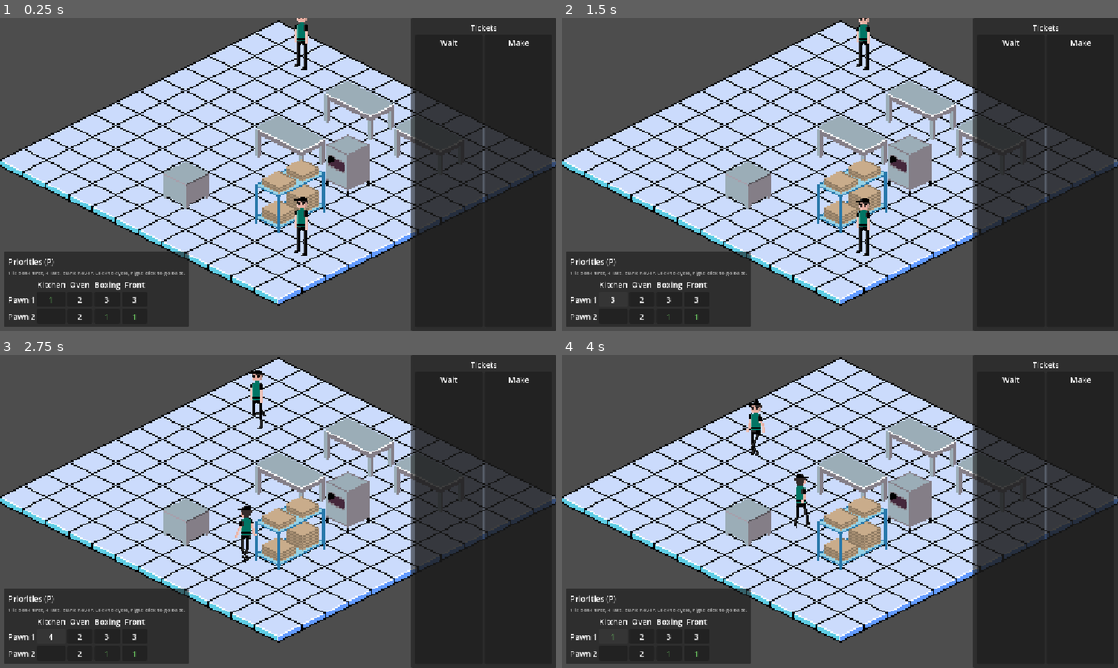
Above: before the commit, frames 1-4 (two rows, left to right).
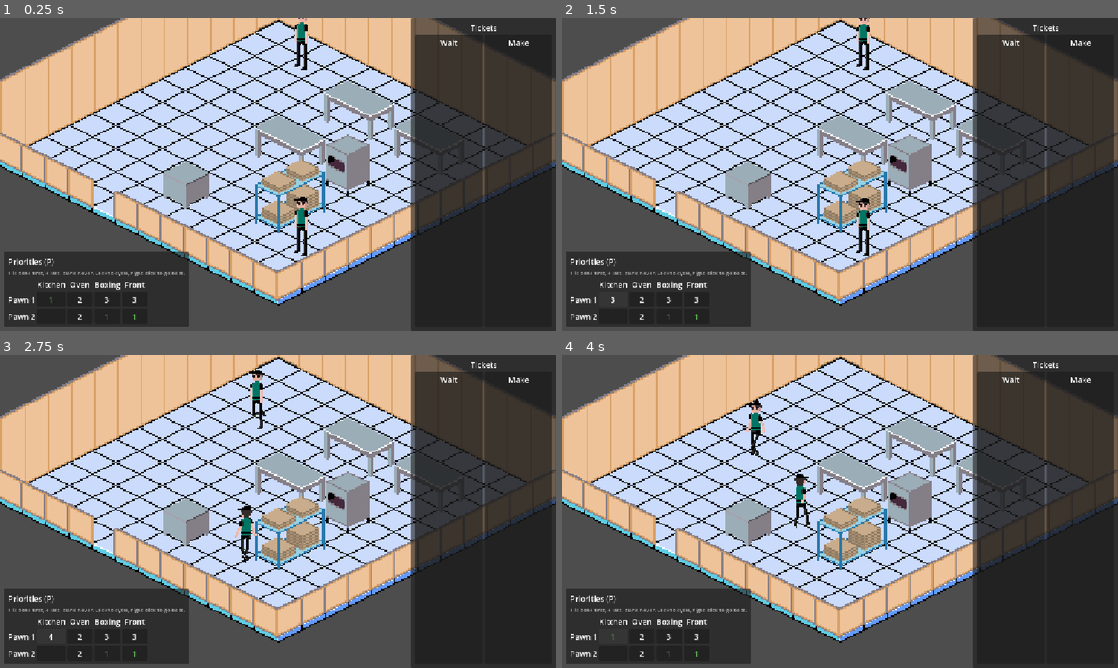
Above: after the commit, the same moments.

Repository: Evil-As-Shit/P-Za
Game: Godot game, scene res://scenes/world/world.tscn
Two runs of this game, one before a commit and one after it. Both use one fixed random seed, a clock stepped at 60 frames per second and the inputs below.
Inputs (mouse positions are in pixels of both pictures, inside the frame that each line leads up to):
- Up to frame 1 (0.25 s): no input
- Up to frame 2 (1.5 s): click "1" at 0.5 s; click "2" at 1.25 s
- Up to frame 3 (2.75 s): click "3" at 2 s
- Up to frame 4 (4 s): click "4" at 2.75 s; click (612, 636) at 3.52 s

The runs differ from the first frame. In frame 1, 25% of the frame differs, in the area x 0-100%, y 0-91%; in frame 2, 25%; in frame 3, 25%; in frame 4, 25%.

Commit message:
Add walls around the shop floor with a cutaway toggle (C)

Diff:
--- a/project.godot
+++ b/project.godot
@@ -50,6 +50,11 @@
 "events": Array[InputEvent]([Object(InputEventKey,"resource_local_to_scene":false,"resource_name":"","device":-1,"windo …(208 unchanged characters)…
 ])
 }
+toggle_walls={
+"deadzone": 0.2,
+"events": Array[InputEvent]([Object(InputEventKey,"resource_local_to_scene":false,"resource_name":"","device":-1,"window_id":0,"alt_pressed":false,"shift_pressed":false,"ctrl_pressed":false,"meta_pressed":false,"pressed":false,"keycode":0,"physical_keycode":67,"key_label":0,"unicode":0,"location":0,"echo":false,"script":null)
+])
+}
 toggle_priorities={
 "deadzone": 0.2,
 "events": Array[InputEvent]([Object(InputEventKey,"resource_local_to_scene":false,"resource_name":"","device":-1,"windo …(208 unchanged characters)…
--- /dev/null
+++ b/resources/walls/plain_wall.tres
@@ -0,0 +1,55 @@
+[gd_resource type="Resource" script_class="WallStyle" format=3]
+
+[ext_resource type="Script" path="res://scripts/world/wall_style.gd" id="1_style"]
+[ext_resource type="Texture2D" path="res://Assets/Sprites/walls_sheet.png" id="2_sheet"]
+
+[sub_resource type="AtlasTexture" id="AtlasTexture_back_corner"]
+atlas = ExtResource("2_sheet")
+region = Rect2(30, 9, 36, 63)
+
+[sub_resource type="AtlasTexture" id="AtlasTexture_back_left"]
+atlas = ExtResource("2_sheet")
+region = Rect2(94, 10, 20, 62)
+
+[sub_resource type="AtlasTexture" id="AtlasTexture_back_right"]
+atlas = ExtResource("2_sheet")
+region = Rect2(174, 10, 20, 62)
+
+[sub_resource type="AtlasTexture" id="AtlasTexture_front_corner"]
+atlas = ExtResource("2_sheet")
+region = Rect2(222, 18, 36, 64)
+
+[sub_resource type="AtlasTexture" id="AtlasTexture_front_left"]
+atlas = ExtResource("2_sheet")
+region = Rect2(93, 102, 19, 64)
+
+[sub_resource type="AtlasTexture" id="AtlasTexture_front_right"]
+atlas = ExtResource("2_sheet")
+region = Rect2(174, 102, 19, 64)
+
+[sub_resource type="AtlasTexture" id="AtlasTexture_front_left_cut"]
+atlas = ExtResource("2_sheet")
+region = Rect2(31, 138, 19, 28)
+
+[sub_resource type="AtlasTexture" id="AtlasTexture_front_right_cut"]
+atlas = ExtResource("2_sheet")
+region = Rect2(238, 138, 19, 28)
+
+[resource]
+script = ExtResource("1_style")
+back_left = SubResource("AtlasTexture_back_left")
+back_left_offset = Vector2(-18, -65)
+back_right = SubResource("AtlasTexture_back_right")
+back_right_offset = Vector2(-2, -65)
+back_corner = SubResource("AtlasTexture_back_corner")
+back_corner_offset = Vector2(-18, -66)
+front_left = SubResource("AtlasTexture_front_left")
+front_left_offset = Vector2(-19, -57)
+front_right = SubResource("AtlasTexture_front_right")
+front_right_offset = Vector2(-2, -57)
+front_corner = SubResource("AtlasTexture_front_corner")
+front_corner_offset = Vector2(-18, -57)
+front_left_cut = SubResource("AtlasTexture_front_left_cut")
+front_left_cut_offset = Vector2(-18, -21)
+front_right_cut = SubResource("AtlasTexture_front_right_cut")
+front_right_cut_offset = Vector2(-2, -21)
--- a/scenes/world/world.tscn
+++ b/scenes/world/world.tscn
@@ -17,6 +17,8 @@
 [ext_resource type="Resource" path="res://resources/station_roles/boxing.tres" id="21_boxing_role"]
 [ext_resource type="Resource" path="res://resources/station_roles/pickup.tres" id="22_pickup_role"]
 [ext_resource type="PackedScene" path="res://scenes/ui/station_panel.tscn" id="23_station_panel"]
+[ext_resource type="Script" path="res://scripts/world/shop_walls.gd" id="24_walls"]
+[ext_resource type="Resource" path="res://resources/walls/plain_wall.tres" id="25_wall_style"]
 [ext_resource type="Script" path="res://scripts/tasks/work_type.gd" id="15_work_type"]
 [ext_resource type="Resource" path="res://resources/work_types/kitchen.tres" id="16_kitchen"]
 [ext_resource type="Resource" path="res://resources/work_types/oven.tres" id="17_oven"]
@@ -34,6 +36,12 @@
 
 [node name="Entities" type="Node2D" parent="."]
 y_sort_enabled = true
+
+[node name="Walls" type="Node2D" parent="Entities"]
+y_sort_enabled = true
+script = ExtResource("24_walls")
+style = ExtResource("25_wall_style")
+doors = Array[Vector3i]([Vector3i(4, 11, 2)])
 
 [node name="PrepTable" parent="Entities" instance=ExtResource("5_station")]
 data = ExtResource("6_table")
--- /dev/null
+++ b/scripts/world/shop_walls.gd
@@ -0,0 +1,86 @@
+class_name ShopWalls
+extends Node2D
+## Walls around the edge of the shop floor. A wall stands on every edge between a floor cell
+## and empty space, except where a door is. Back walls are always full height; front walls
+## can be cut away so the room behind them can be seen. Must sit under the y-sorted
+## entities node so pawns and furniture sort against each wall piece.
+
+enum Side { BACK_LEFT, BACK_RIGHT, FRONT_LEFT, FRONT_RIGHT }
+
+## Step to the neighbouring cell across each side, indexed by Side (diamond-down: +x is
+## down-right).
+const SIDE_STEP: Array[Vector2i] = [Vector2i(-1, 0), Vector2i(0, -1), Vector2i(0, 1), Vector2i(1, 0)]
+## Point each piece sorts by, relative to its cell's center, indexed by Side: the middle of
+## its edge. Joined pieces sort by their shared corner instead.
+const SIDE_ANCHOR: Array[Vector2] = [Vector2(-8, -4), Vector2(8, -4), Vector2(-8, 4), Vector2(8, 4)]
+const BACK_CORNER_ANCHOR := Vector2(0, -8)
+const FRONT_CORNER_ANCHOR := Vector2(0, 8)
+
+@export var style: WallStyle
+## Edges left open as doorways, as (cell x, cell y, Side).
+@export var doors: Array[Vector3i] = []
+## Front walls are drawn short.
+@export var cutaway: bool = true
+
+var _floor: ShopFloor = null
+
+
+## Builds the walls around the floor's painted cells.
+func build(shop_floor: ShopFloor) -> void:
+	_floor = shop_floor
+	_rebuild()
+
+
+func set_cutaway(on: bool) -> void:
+	cutaway = on
+	_rebuild()
+
+
+func _rebuild() -> void:
+	for child: Node in get_children():
+		remove_child(child)
+		child.queue_free()
+	for cell: Vector2i in _floor.get_used_cells():
+		var sides: Array[Side] = []
+		for side: Side in Side.values():
+			if _floor.get_cell_source_id(cell + SIDE_STEP[side]) == -1 and not _is_door(cell, side):
+				sides.append(side)
+		_add_cell_walls(cell, sides)
+
+
+func _add_cell_walls(cell: Vector2i, sides: Array[Side]) -> void:
+	var center: Vector2 = _floor.cell_to_global(cell)
+	if sides.has(Side.BACK_LEFT) and sides.has(Side.BACK_RIGHT):
+		_add_piece(center, BACK_CORNER_ANCHOR, style.back_corner, style.back_corner_offset)
+	else:
+		if sides.has(Side.BACK_LEFT):
+			_add_piece(center, SIDE_ANCHOR[Side.BACK_LEFT], style.back_left, style.back_left_offset)
+		if sides.has(Side.BACK_RIGHT):
+			_add_piece(center, SIDE_ANCHOR[Side.BACK_RIGHT], style.back_right, style.back_right_offset)
+	var front_both: bool = sides.has(Side.FRONT_LEFT) and sides.has(Side.FRONT_RIGHT)
+	if front_both and not cutaway:
+		_add_piece(center, FRONT_CORNER_ANCHOR, style.front_corner, style.front_corner_offset)
+		return
+	if sides.has(Side.FRONT_LEFT):
+		if cutaway:
+			_add_piece(center, SIDE_ANCHOR[Side.FRONT_LEFT], style.front_left_cut, style.front_left_cut_offset)
+		else:
+			_add_piece(center, SIDE_ANCHOR[Side.FRONT_LEFT], style.front_left, style.front_left_offset)
+	if sides.has(Side.FRONT_RIGHT):
+		if cutaway:
+			_add_piece(center, SIDE_ANCHOR[Side.FRONT_RIGHT], style.front_right_cut, style.front_right_cut_offset)
+		else:
+			_add_piece(center, SIDE_ANCHOR[Side.FRONT_RIGHT], style.front_right, style.front_right_offset)
+
+
+func _add_piece(center: Vector2, anchor: Vector2, texture: Texture2D, top_left: Vector2) -> void:
+	var sprite := Sprite2D.new()
+	sprite.texture = texture
+	sprite.centered = false
+	sprite.offset = top_left - anchor
+	add_child(sprite)
+	sprite.global_position = center + anchor
+
+
+func _is_door(cell: Vector2i, side: Side) -> bool:
+	return doors.has(Vector3i(cell.x, cell.y, side))
--- /dev/null
+++ b/scripts/world/wall_style.gd
@@ -0,0 +1,30 @@
+class_name WallStyle
+extends Resource
+## Art for one kind of wall. Walls sit on the edges between floor cells. Each texture comes
+## with the position of its top-left corner relative to the center of the cell it borders.
+## Back walls are the cell's back-left and back-right edges; front walls its front edges.
+
+@export_group("Back")
+@export var back_left: Texture2D
+@export var back_left_offset: Vector2
+@export var back_right: Texture2D
+@export var back_right_offset: Vector2
+## Both back edges of one cell, joined.
+@export var back_corner: Texture2D
+@export var back_corner_offset: Vector2
+
+@export_group("Front")
+@export var front_left: Texture2D
+@export var front_left_offset: Vector2
+@export var front_right: Texture2D
+@export var front_right_offset: Vector2
+## Both front edges of one cell, joined.
+@export var front_corner: Texture2D
+@export var front_corner_offset: Vector2
+
+@export_group("Front, cut away")
+## Short front walls, so the room behind them can be seen.
+@export var front_left_cut: Texture2D
+@export var front_left_cut_offset: Vector2
+@export var front_right_cut: Texture2D
+@export var front_right_cut_offset: Vector2
--- a/scripts/world/world.gd
+++ b/scripts/world/world.gd
@@ -38,6 +38,7 @@
 
 @onready var _floor: ShopFloor = $ShopFloor
 @onready var _entities: Node2D = $Entities
+@onready var _walls: ShopWalls = $Entities/Walls
 @onready var _camera: ShopCamera = $ShopCamera
 @onready var _rack: TicketRack = $TicketRack
 @onready var _rack_panel: TicketRackPanel = $Hud/TicketRackPanel
@@ -47,6 +48,7 @@
 
 func _ready() -> void:
 	_camera.position = _floor.cell_to_global(_floor.get_used_rect().get_center())
+	_walls.build(_floor)
 	for child: Node in _entities.get_children():
 		if child is Station:
 			_setup_station(child as Station)
@@ -75,6 +77,9 @@
 		get_viewport().set_input_as_handled()
 	elif event.is_action_pressed(&"toggle_priorities"):
 		_priority_panel.visible = not _priority_panel.visible
+		get_viewport().set_input_as_handled()
+	elif event.is_action_pressed(&"toggle_walls"):
+		_walls.set_cutaway(not _walls.cutaway)
 		get_viewport().set_input_as_handled()
 	elif event is InputEventMouseButton:
 		var click := event as InputEventMouseButton
Binary file added: Assets/Sprites/walls_sheet.png
Not shown, added: Assets/Sprites/walls_sheet.png.import
Binary file added: Assets/Sprites/walls_with_reference.png
Not shown, added: Assets/Sprites/walls_with_reference.png.import
Not shown, added: scripts/world/shop_walls.gd.uid
Not shown, added: scripts/world/wall_style.gd.uid
Not shown, changed: GDD.md
Not shown, changed: docs/sprite_list.md
